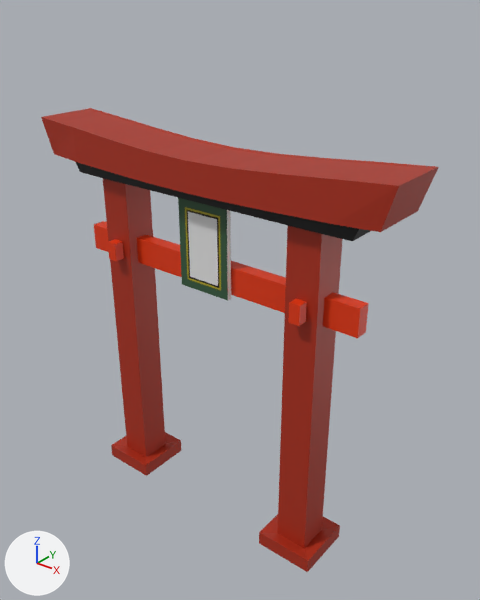
Renders of the Blender file Assets/Prefabs/Environment/torii-gate.blend from each side of a commit.
Rendered twice from a 50 mm lens placed at (8.75, -9.98, 11.97), pointed at (0.46, 0.38, 5.55). Every picture has the same lights, and +X, +Y and +Z are marked at lower left.
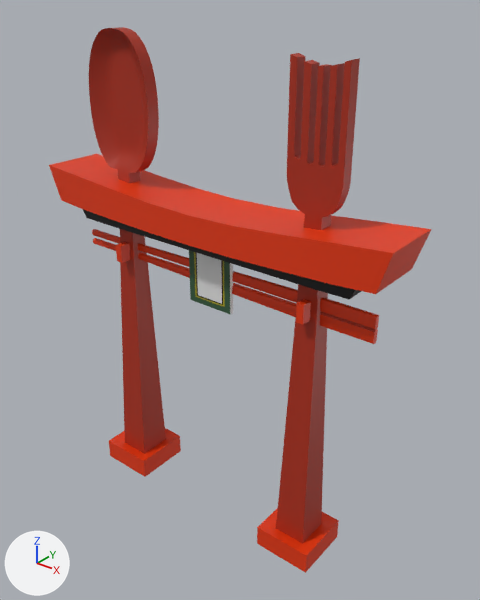
Pixel boxes [x1, y1, x2, y2] of what changed, in the pictures (480 x 600 px; the box of a moved part takes in the faces that stretch with it):
'Cube', reshaped, moved (18% taller)
    before: [41, 108, 439, 572]
    after: [49, 27, 432, 573]
part 1 of me_torri_gate, moved or reshaped
    before: [41, 108, 439, 241]
    after: [49, 154, 432, 299]
part 2 of me_torri_gate, moved or reshaped
    before: [178, 198, 231, 301]
    after: [189, 250, 233, 314]
part 3 of me_torri_gate, added (red)
    after: [89, 27, 379, 573]
part 4 of me_torri_gate, deleted (red)
    before: [94, 178, 369, 572]

Edits to the bpy script that builds the scene:
```text
Change me_torri_gate:
    used by ob_cube; location = (0.0, -0.02, 5.76)
    remove me_torri_gate.from_pydata(...)  # 270 vertices, 260 faces; spans x -4.46..4.46, y -0.71..0.74, z -5.71..3.35
    add me_torri_gate.from_pydata(...)  # 1387 vertices, 1258 faces; spans x -3.92..5.0, y -0.81..0.71, z -7.83..3.13
    me_torri_gate part 1: the loose piece of 90 vertices spanning x -4.46..4.46, y -0.71..0.74, z 2.16..3.35 is moved by (0.54, -0.04, -3.26)
    me_torri_gate part 2: the loose piece of 20 vertices spanning x -0.66..0.66, y -0.26..-0.15, z 0.08..2.08 is scaled about its middle by (0.878, 0.878, 0.714), then moved by (0.54, 0.08, -2.85)
    me_torri_gate part 3: a new loose piece of 1277 vertices spanning x -3.43..4.49, y -0.81..0.56, z -7.83..3.13
    me_torri_gate part 4
    160 vertices are removed from x -3.69..3.69, y -0.66..0.69, z -5.71..2.7
    154 faces are deleted
    me_torri_gate part 5: the surface is now shaded smooth
Change ob_cube:
    ob_cube.location: (0.0, -0.02, 5.76) -> (-0.54, 0.07, 7.91)
```
